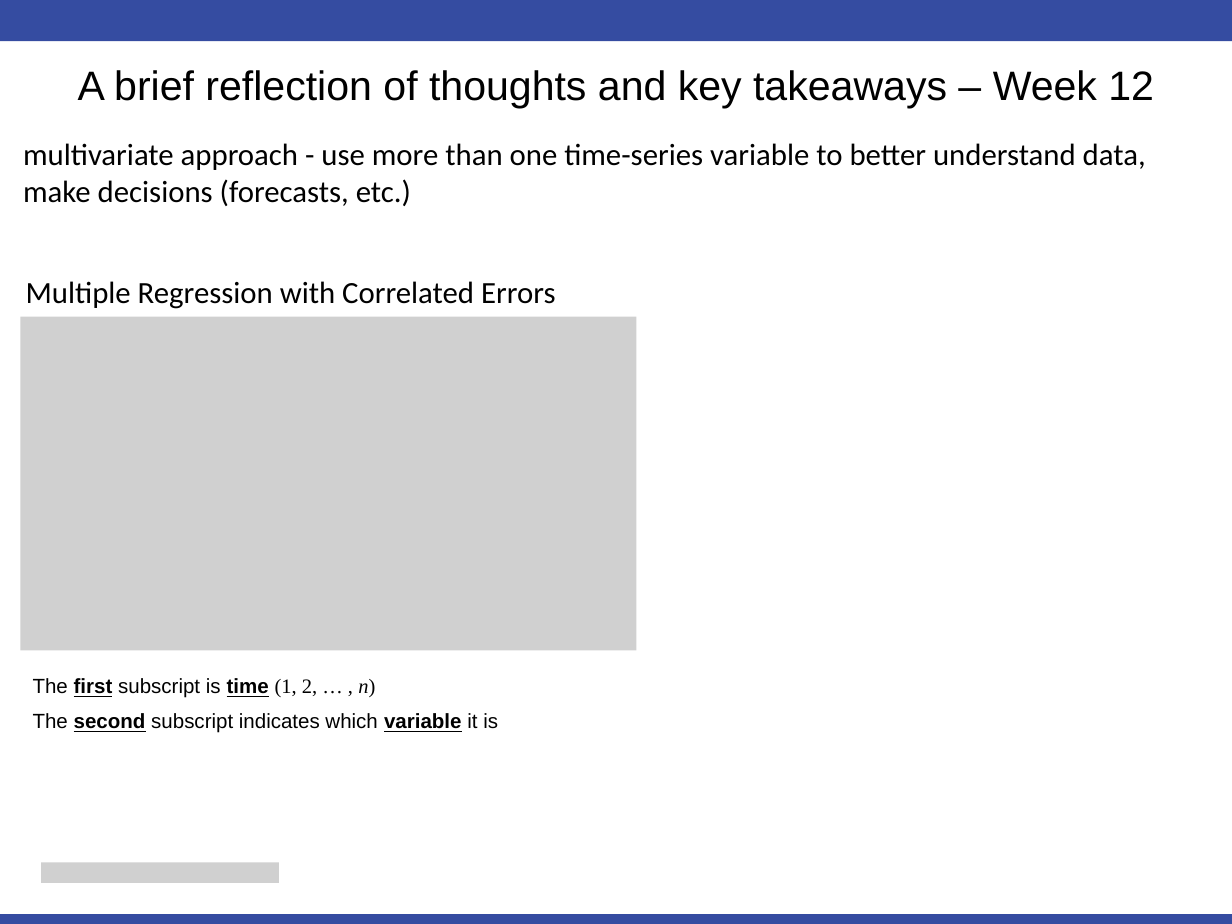
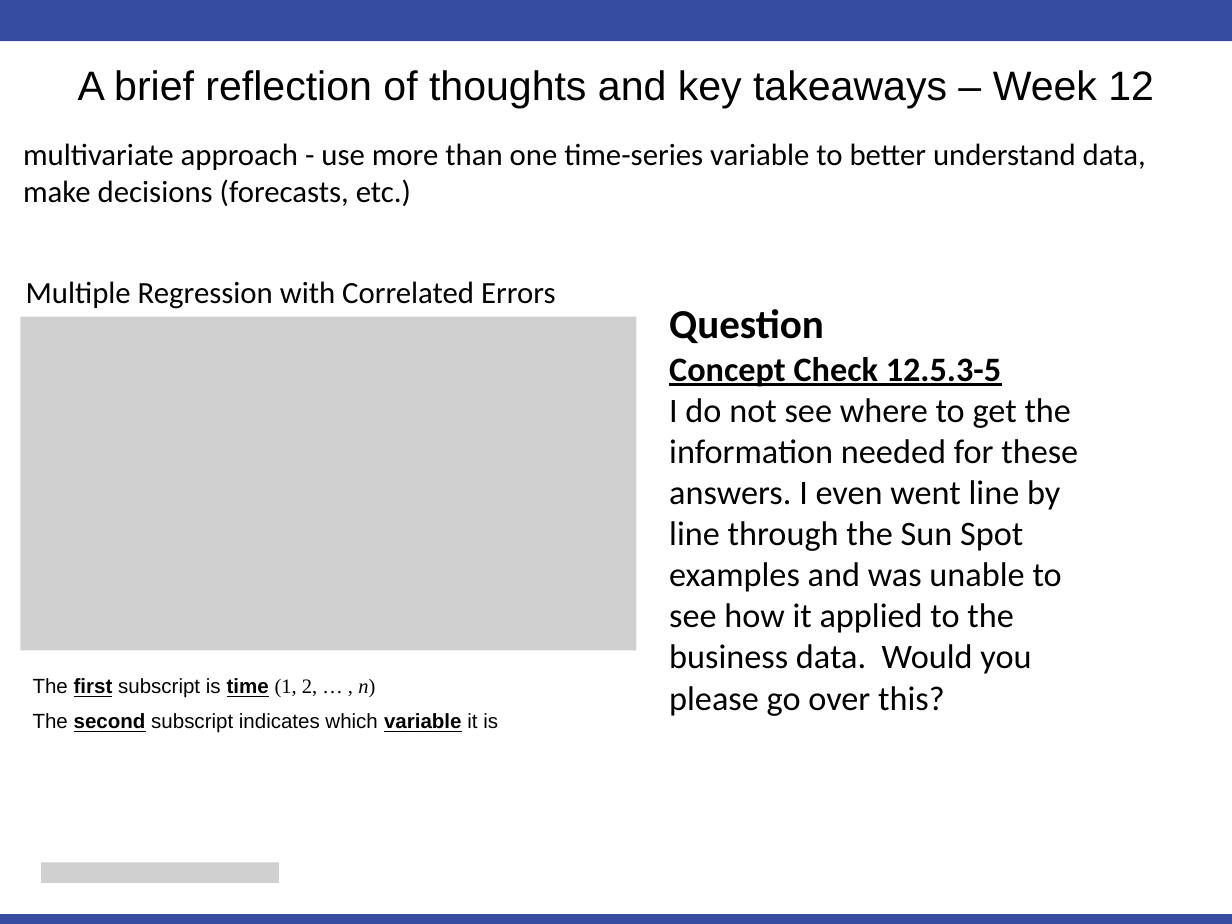
Before and after one commit to cmadding/MSDS6373, a slide deck: slide 12 of Unit12/Chad_Madding_Unit 12 For Live Session.pptx (slide 13 before the commit). Drawn at 1232x924 pixels with LibreOffice and Linux fonts; fonts in the diff are those of the drawing; grey boxes stand for pictures. Boxes give left, top, right and bottom in pixels: in the first picture for what was removed or moved away, otherwise in the second. Text is boxed around its words. In the diff, an @@ line names an element or a change of style, - is before the commit and + after.

Commit message:
Updated Unit 12 informmation and added weather data to the final project.

```diff
--- a/Unit12/Chad_Madding_Unit 12 For Live Session.pptx
+++ b/Unit12/Chad_Madding_Unit 12 For Live Session.pptx
@@ text added at [669,309,1078,716], 20 pt, text #000000 @@
+Question
+Concept Check 12.5.3-5
+I do not see where to get the information needed for these answers. I even went line by line through the Sun Spot examples and was unable to see how it applied to the business data. Would you please go over this?
```
Also in this commit, not shown: 10 slides added, 11 slides removed, 17 other files.
